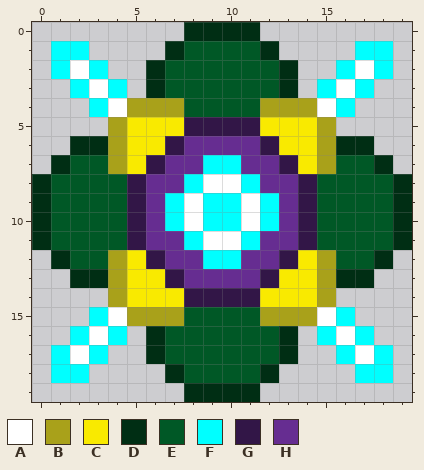
Two states of a pixel-art sprite, Project/CSCI342-GroupProject/app/src/main/res/drawable/enemy_diagonal.png. This is how it looked before the edit.
The file is 80x80 pixels, drawn in blocks of 4x4; one block is one cell here.
Palette (. is transparent): A #ffffff  B #a9a11a  C #f9ea00  D #002e14  E #005826  F #00ffff  G #321647  H #662d91
Pixels before, first column x 0:
 0 ........DDDD........
 1 .FF....DEEEED....FF.
 2 .FAF..DEEEEEED..FAF.
 3 ..FAF.DEEEEEED.FAF..
 4 ...FABBBEEEEBBBAF...
 5 ....BCCCGGGGCCCB....
 6 ..DDBCCGHHHHGCCBDD..
 7 .DEEBCGHHFFHHGCBEED.
 8 DEEEEGHHFAAFHHGEEEED
 9 DEEEEGHFAFFAFHGEEEED
10 DEEEEGHFAFFAFHGEEEED
11 DEEEEGHHFAAFHHGEEEED
12 .DEEBCGHHFFHHGCBEED.
13 ..DDBCCGHHHHGCCBDD..
14 ....BCCCGGGGCCCB....
15 ...FABBBEEEEBBBAF...
16 ..FAF.DEEEEEED.FAF..
17 .FAF..DEEEEEED..FAF.
18 .FF....DEEEED....FF.
19 ........DDDD........
The same view after the edit:
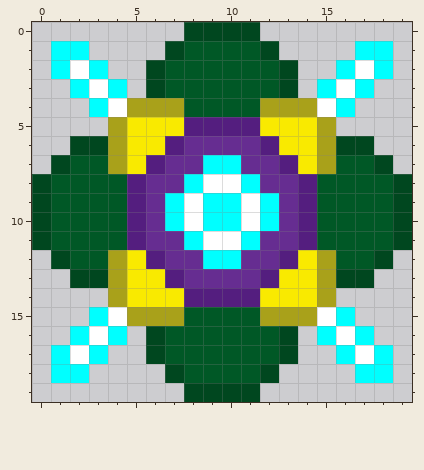
Edits made:
{"colour":"D","old":"#002e14","new":"#00471f"}
{"colour":"G","old":"#321647","new":"#541e7f"}
{"label":"changed","picture_box":[32,22,412,402]}
